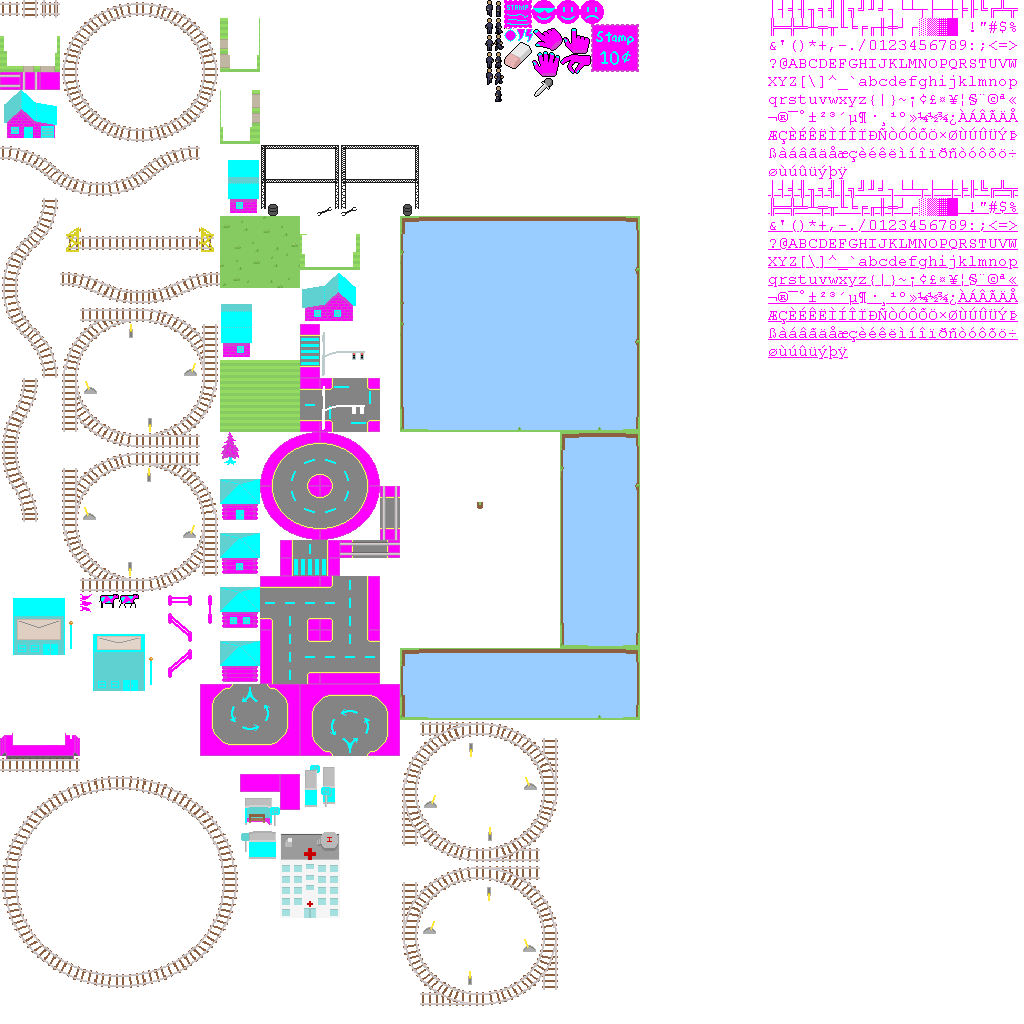
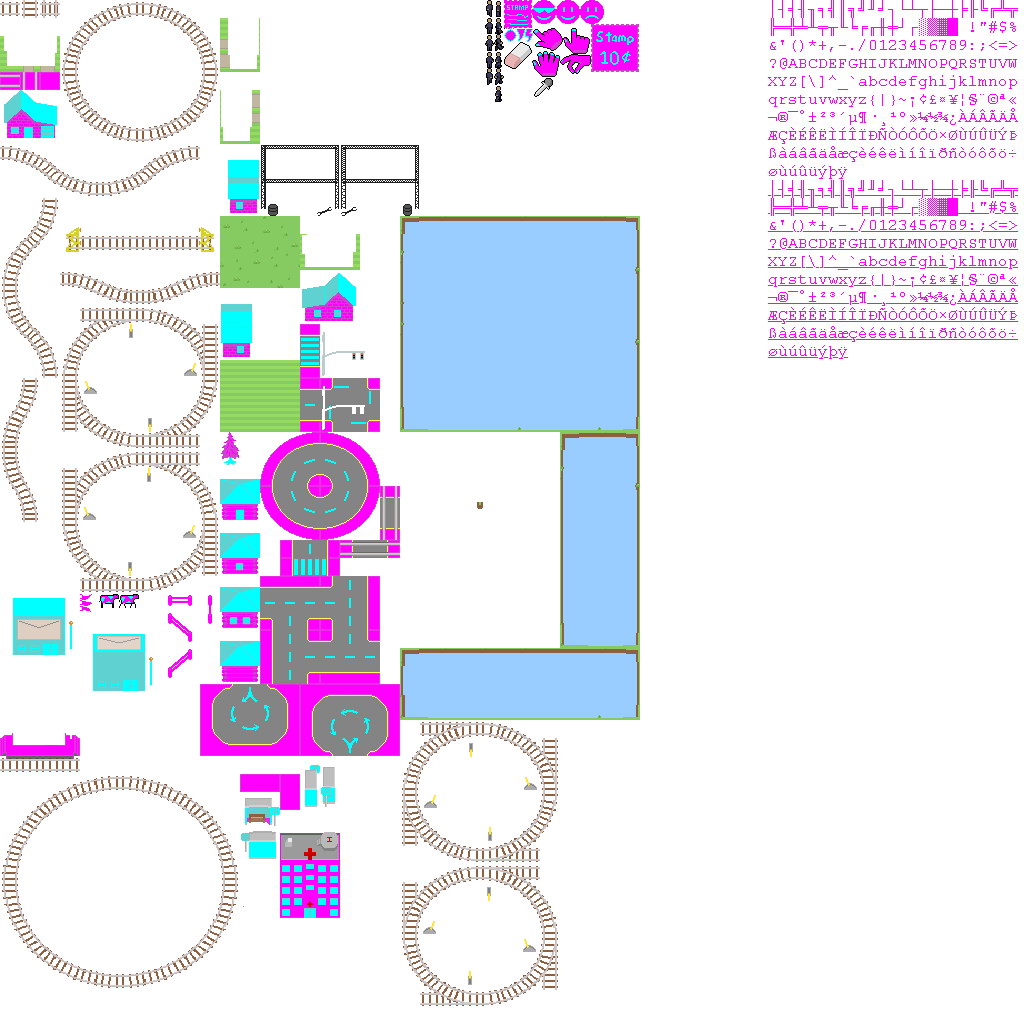
Comparing the layer stacks of the two 1024 x 1024 images. Changes:
painted on "base.png copy" over 243, 833, 340, 918
